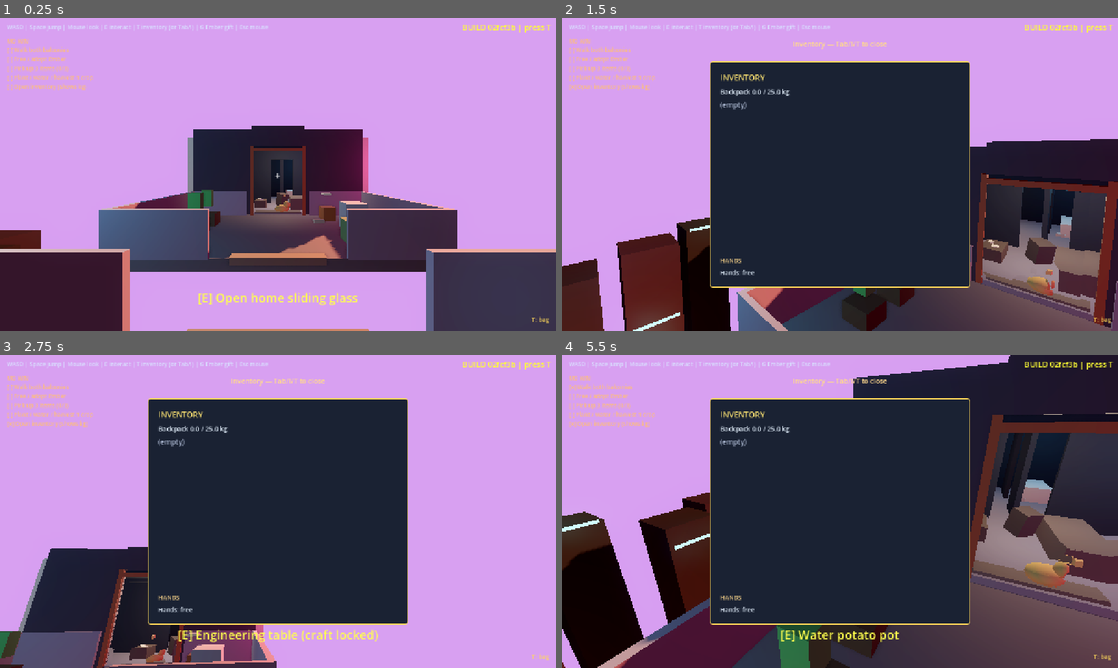
Above: before the commit, frames 1-4 (two rows, left to right).
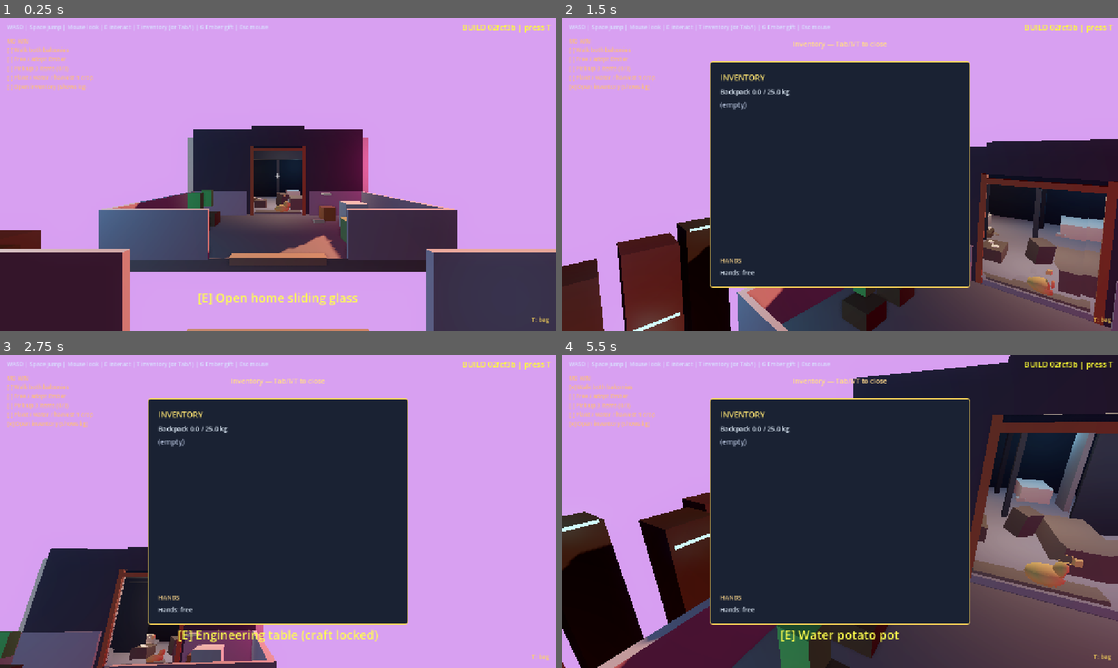
Above: after the commit, the same moments.

Repository: SpaceKitti/Studio
Game: Godot game, scene res://scenes/main.tscn
The game is run twice, just before and just after one commit, with the same random seed, the same clock (stepped at 60 frames per second) and the same inputs.
Inputs (mouse positions are in pixels of both pictures, inside the frame that each line leads up to):
- Up to frame 1 (0.25 s): no input
- Up to frame 2 (1.5 s): tap T at 0.5, 1.25 s; move the mouse to (867, 174) at 0.52 s; hold W (move_forward) 0.53-1.28 s; tap E (interact) at 0.6 s; click (867, 174) at 0.67 s; tap Space (jump) at 0.77 s; move the mouse to (728, 190) at 1.27 s; hold S (move_back) from 1.28 s (still down); tap I at 1.35 s
- Up to frame 3 (2.75 s): tap Space (jump) at 1.52 s; tap T at 2, 2.1 s; move the mouse to (333, 442) at 2.02 s; release S (move_back) at 2.03 s; hold D (move_right) from 2.03 s (still down)
- Up to frame 4 (5.5 s): tap T at 2.75, 3.5, 4.25 s; move the mouse to (812, 574) at 2.77 s; release D (move_right) at 2.78 s; hold W (move_forward) 2.78-4.28 s; tap G at 2.85 s; click (812, 574) at 2.92 s; tap Space (jump) at 3.02, 3.77, 4.52 s; move the mouse to (878, 514) at 3.52 s; tap H at 3.6 s; move the mouse to (673, 464) at 4.27 s; hold A (move_left) 4.28-5.03 s; tap E (interact) at 4.35 s; move the mouse to (845, 511) at 5.02 s; hold W (move_forward) from 5.03 s (still down); tap I at 5.1 s; click (845, 511) at 5.17 s

The runs differ from the first frame. In frame 1, 0.5% of the frame differs, in the area x 45-55%, y 45-60%; in frame 2, 2.3%, in the area x 76-98%, y 53-75%; in frame 3, 0.1%; in frame 4, 2.1%.

Commit message:
fix(slice1): wide centered interior walk corridor
Door was 1.1m offset to z=0.2 so it felt like a wall in the way /
rooms off-center. Open 2.4m arch on z=0 (entrance axis), align
bed|bath opening, shorten BathWall so tub path stays clear.

Diff:
--- a/slice1/scripts/level.gd
+++ b/slice1/scripts/level.gd
@@ -162,15 +162,14 @@
 	_box(root, Vector3(0.18, 2.8, (width * 0.5 - open_half_z)), Vector3(0.0, 1.4, (open_half_z + (width * 0.5 - open_half_z) * 0.5)), stucco, "FaceSR")
 	_box(root, Vector3(0.18, 0.45, open_half_z * 2.0), Vector3(0.0, 2.55, 0.0), asphalt, "FaceTop")
 
-	# Interior partitions with human-scale doorways (~1.1m wide, ~2.2m tall).
-	# Prior bug: mid-wall gap was only 0.4m (PartLivingBed ended z=0.4, PartLivingKit
-	# started z=0.8) — capsule radius 0.35 cannot pass. PartBedBath had no opening.
-	var door_w := 1.1
+	# Interior partitions: WIDE centered walk corridor on entrance axis (z=0).
+	# Akitti: prior 1.1m door at z=0.2 felt like a wall-in-the-way / off-center slit.
+	var door_w := 2.4
 	var door_half := door_w * 0.5
 	var mid_x := f * 3.2
 	var z_min := -width * 0.5
 	var z_max := width * 0.5
-	var mid_door_z := 0.2
+	var mid_door_z := 0.0
 	var south_end := mid_door_z - door_half
 	var north_start := mid_door_z + door_half
 	var south_len := south_end - z_min
@@ -179,15 +178,15 @@
 	_box(root, Vector3(0.12, 2.6, north_len), Vector3(mid_x, 1.3, (north_start + z_max) * 0.5), asphalt, "PartLivingKit")
 	_box(root, Vector3(0.12, 0.4, door_w), Vector3(mid_x, 2.4, mid_door_z), asphalt, "PartMidLintel")
 
-	# Bed|bath wall (Z=const) with matching doorway along depth
-	var bb_z := 0.2
+	# Bed|bath divider — short stubs; wide opening aligned with mid corridor
+	var bb_z := 0.0
 	var u0 := 3.4
 	var u1 := 6.5
-	var bed_door_u := 5.0
+	var bed_door_u := 4.8
 	var a_end_u := bed_door_u - door_half
 	var b_start_u := bed_door_u + door_half
-	var seg_a_len := a_end_u - u0
-	var seg_b_len := u1 - b_start_u
+	var seg_a_len := maxf(a_end_u - u0, 0.2)
+	var seg_b_len := maxf(u1 - b_start_u, 0.2)
 	_box(root, Vector3(seg_a_len, 2.6, 0.12), Vector3(f * (u0 + a_end_u) * 0.5, 1.3, bb_z), asphalt, "PartBedBathA")
 	_box(root, Vector3(seg_b_len, 2.6, 0.12), Vector3(f * (b_start_u + u1) * 0.5, 1.3, bb_z), asphalt, "PartBedBathB")
 	_box(root, Vector3(door_w, 0.4, 0.12), Vector3(f * bed_door_u, 2.4, bb_z), asphalt, "PartBedBathLintel")
@@ -291,7 +290,7 @@
 	bath_lamp.omni_range = 4.0
 	root.add_child(bath_lamp)
 
-	_box(root, Vector3(1.5, 2.5, 0.12), Vector3(f * 4.5, 1.25, 1.4), wet_concrete, "BathWall")
+	_box(root, Vector3(0.9, 2.5, 0.12), Vector3(f * 5.2, 1.25, 1.55), wet_concrete, "BathWall")
 	# Mold teal corner soft
 	_box(root, Vector3(0.15, 1.2, 0.15), Vector3(f * 6.4, 0.6, 2.5), mold_teal, "MoldCorner", 0.95)
 	# Sink
